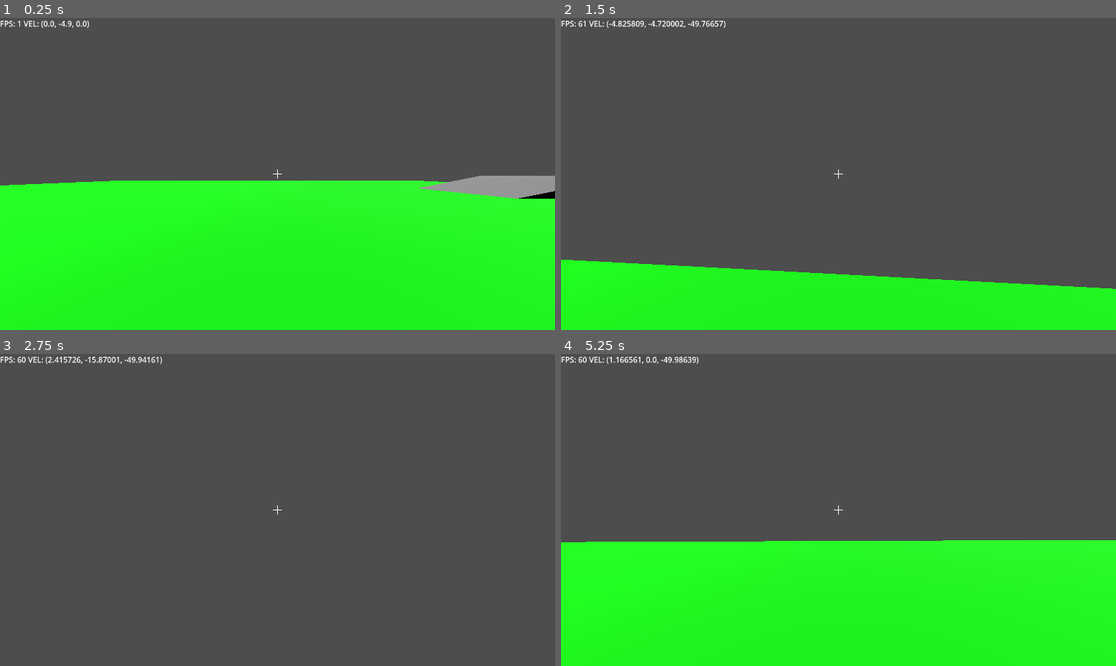
Above: before the commit, frames 1-4 (two rows, left to right).
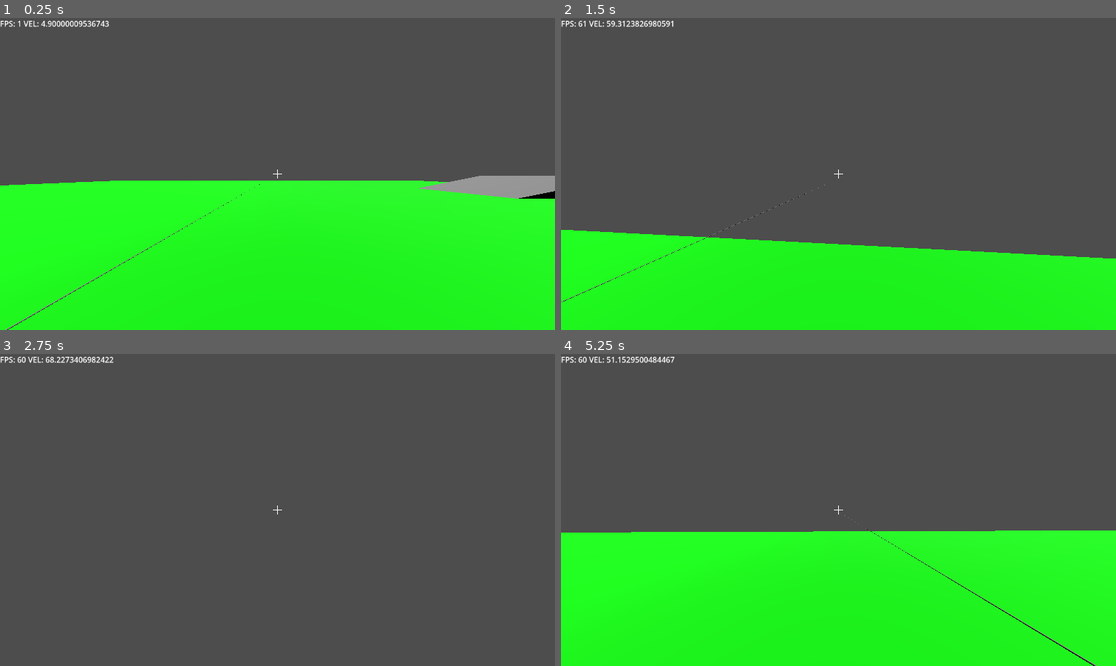
Above: after the commit, the same moments.

Repository: YouthHalo/Fast-Boomer-Shooter
Game: Godot game, scene res://scenes/main_world.tscn
Two runs of this game, one before a commit and one after it. Both use one fixed random seed, a clock stepped at 60 frames per second and the inputs below.
Inputs (mouse positions are in pixels of both pictures, inside the frame that each line leads up to):
- Up to frame 1 (0.25 s): no input
- Up to frame 2 (1.5 s): move the mouse to (866, 174) at 0.52 s; hold W (forward) from 0.53 s (still down); tap Shift (dash) at 0.6, 1.35 s; tap Space (jump) at 0.77 s; move the mouse to (810, 174) at 1.27 s
- Up to frame 3 (2.75 s): keep holding W (forward); tap Space (jump) at 1.52 s; move the mouse to (288, 503) at 2.02 s; tap Shift (dash) at 2.1 s
- Up to frame 4 (5.25 s): keep holding W (forward); move the mouse to (832, 516) at 2.77 s; tap Shift (dash) every 0.75 s from 2.85 to 5.1 s; tap Space (jump) at 3.02, 3.77, 4.52 s; move the mouse to (877, 513) at 3.52 s; move the mouse to (794, 506) at 4.27 s; move the mouse to (844, 510) at 5.02 s

The runs differ from the first frame. In frame 1, 0.3% of the frame differs, in the area x 1-47%, y 0-100%; in frame 2, 9.9%, in the area x 0-100%, y 0-92%; in frame 3, 0.3%; in frame 4, 3.4%.

Commit message:
Some minor changes iirc. Been a while

Diff:
--- a/project.godot
+++ b/project.godot
@@ -17,8 +17,7 @@
 
 [display]
 
-window/size/mode=3
-window/vsync/vsync_mode=2
+window/vsync/vsync_mode=0
 
 [input]
 
@@ -57,3 +56,8 @@
 "events": [Object(InputEventKey,"resource_local_to_scene":false,"resource_name":"","device":-1,"window_id":0,"alt_press …(195 unchanged characters)…
 ]
 }
+shoot={
+"deadzone": 0.2,
+"events": [Object(InputEventMouseButton,"resource_local_to_scene":false,"resource_name":"","device":-1,"window_id":0,"alt_pressed":false,"shift_pressed":false,"ctrl_pressed":false,"meta_pressed":false,"button_mask":0,"position":Vector2(0, 0),"global_position":Vector2(0, 0),"factor":1.0,"button_index":1,"canceled":false,"pressed":false,"double_click":false,"script":null)
+]
+}
--- a/scenes/player.tscn
+++ b/scenes/player.tscn
@@ -1,9 +1,16 @@
-[gd_scene load_steps=4 format=3 uid="uid://bgav01dmub54l"]
+[gd_scene load_steps=5 format=3 uid="uid://bgav01dmub54l"]
 
 [ext_resource type="Script" uid="uid://bv5xpnqy1r7my" path="res://scripts/player.gd" id="1_3vyb7"]
 [ext_resource type="PackedScene" uid="uid://cnflbaff401hk" path="res://scenes/in_game_ui.tscn" id="2_g2els"]
 
 [sub_resource type="CapsuleShape3D" id="CapsuleShape3D_g2els"]
+
+[sub_resource type="CylinderMesh" id="CylinderMesh_g2els"]
+top_radius = 0.01
+bottom_radius = 0.01
+height = 100.0
+radial_segments = 4
+rings = 0
 
 [node name="Player" type="CharacterBody3D"]
 script = ExtResource("1_3vyb7")
@@ -16,7 +23,12 @@
 fov = 90.0
 
 [node name="RayCast3D" type="RayCast3D" parent="Camera3D"]
+exclude_parent = false
 target_position = Vector3(0, 0, -100)
-debug_shape_thickness = 5
+
+[node name="MeshInstance3D" type="MeshInstance3D" parent="Camera3D/RayCast3D"]
+transform = Transform3D(1, 0, 0, 0, -4.37114e-08, -1, 0, 1, -4.37114e-08, 0, 0.7, -50)
+top_level = true
+mesh = SubResource("CylinderMesh_g2els")
 
 [node name="In-Game UI" parent="." instance=ExtResource("2_g2els")]
--- a/scripts/in_game_ui.gd
+++ b/scripts/in_game_ui.gd
@@ -4,6 +4,6 @@
 
 func _process(_delta):
 	if player and player.has_method("get_velocity"):
-		fps_label.text = "FPS: %d VEL: %s" % [Engine.get_frames_per_second(), str(player.get_velocity())]
+		fps_label.text = "FPS: %d VEL: %s" % [Engine.get_frames_per_second(), str(abs(player.velocity.x) + abs(player.velocity.y) + abs(player.velocity.z))]
 	else:
 		fps_label.text = "FPS: %d VEL: N/A" % Engine.get_frames_per_second()
--- a/scripts/player.gd
+++ b/scripts/player.gd
@@ -19,10 +19,10 @@
 
 const MAX_WALK_SPEED = 12
 const MAX_TOTAL_SPEED = 50
-const MAX_MOMENTUM_SPEED = 30.0
-const ACCEL = 60.0
-const AIR_ACCEL = 50.0
-const FRICTION = 20.0
+const MAX_MOMENTUM_SPEED = 22
+const ACCEL = 50.0
+const AIR_ACCEL = 2.0
+const FRICTION = 50.0
 
 var camera_tilt = 0.0
 var camera_fov = 90.0
@@ -102,10 +102,13 @@
 				var speed = horizontal_velocity.length()
 				if speed > 0:
 					var slow_factor = 1.0
+					print("normal slowdown")
 					if speed > MAX_MOMENTUM_SPEED:
 						slow_factor = 2.5
+						print("fast slowdown")
 					elif speed > SPEED:
-						slow_factor = 0.5 + ((speed - SPEED) / (MAX_MOMENTUM_SPEED - SPEED)) * 1.5
+						slow_factor = 2 + ((speed - SPEED) / (MAX_MOMENTUM_SPEED - SPEED)) * 1.5
+						print("slow slowdown")
 					velocity.x = move_toward(velocity.x, 0, FRICTION * slow_factor * delta)
 					velocity.z = move_toward(velocity.z, 0, FRICTION * slow_factor * delta)
 
@@ -118,6 +121,6 @@
 	camera_tilt = clamp(-input_dir.x * velocity.length() * 0.005, -0.3, 0.3)
 	Cam.rotation.z += (camera_tilt - Cam.rotation.z) * 0.05
 
-	camera_fov = 90 + clamp(input_dir.y * velocity.length() * 0.2, -20, 20)
+	camera_fov = 90 + clamp(input_dir.y * velocity.length() * -0.2, -20, 20)
 	Cam.fov += (camera_fov - Cam.fov) * 0.1
 	move_and_slide()
